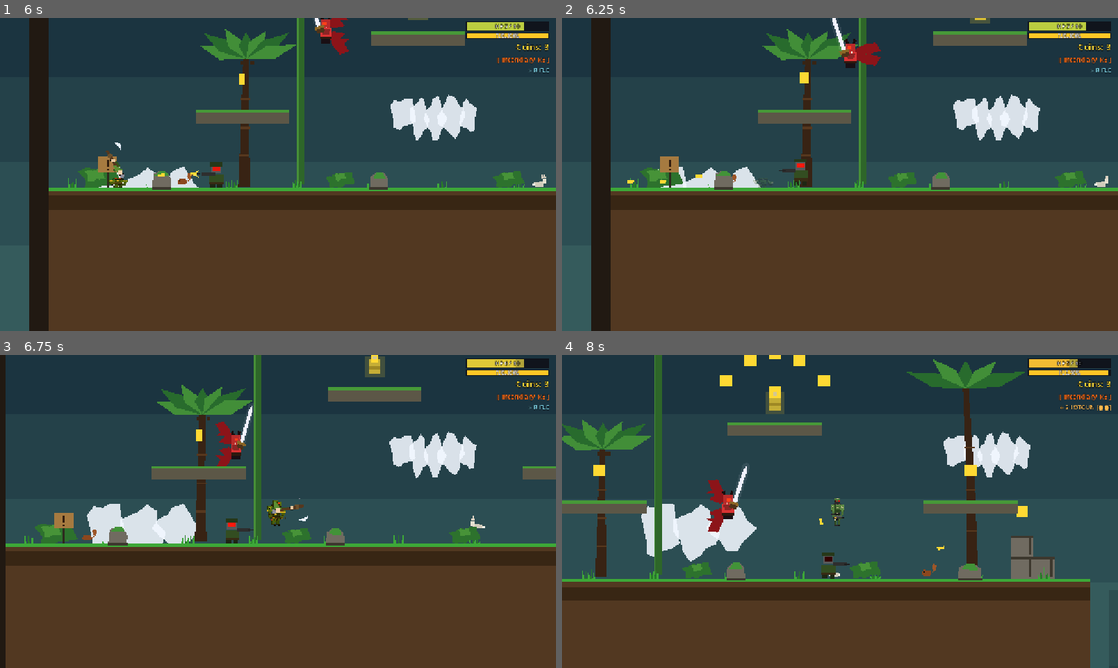
Above: before the commit, frames 1-4 (two rows, left to right).
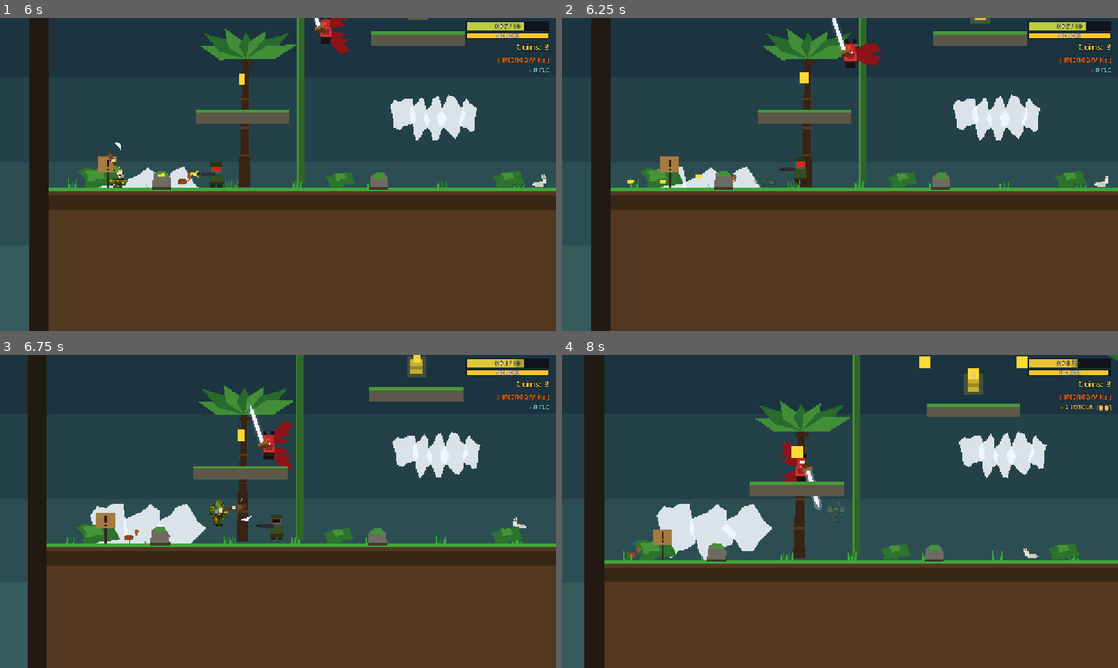
Above: after the commit, the same moments.

Repository: Crapula1/2d-platformer
Game: Godot game, scene res://scenes/MainMenu.tscn
The game is run twice, just before and just after one commit, with the same random seed, the same clock (stepped at 60 frames per second) and the same inputs.
Inputs (mouse positions are in pixels of both pictures, inside the frame that each line leads up to):
- Up to frame 1 (6 s): click "START" at 0.5 s; tap Enter at 1.25 s; move the mouse to (250, 237) at 1.27 s; hold D (move_right) 1.28-2 s; tap J (attack) at 1.35 s; click (250, 237) at 1.42 s; tap Space (jump) at 1.52, 1.82, 4.52, 4.82 s; drag from (444, 221) to (505, 21) at 2.02 s; move the mouse to (111, 127) at 2.77 s; hold A (move_left) 2.78-3.5 s; tap Q (cycle_grenade) at 2.85 s; drag from (305, 174) to (144, 183) at 3.52 s; move the mouse to (194, 96) at 4.27 s; hold A (move_left) 4.28-5 s; tap C (dash) at 4.35 s; drag from (400, 158) to (433, 52) at 5.02 s; move the mouse to (166, 190) at 5.77 s; hold D (move_right) from 5.78 s (still down); tap X (roll) at 5.85 s; click (166, 190) at 5.92 s
- Up to frame 2 (6.25 s): keep holding D (move_right)
- Up to frame 3 (6.75 s): release D (move_right) at 6.5 s; drag from (333, 442) to (300, 517) at 6.52 s
- Up to frame 4 (8 s): move the mouse to (812, 574) at 7.27 s; hold D (move_right) from 7.28 s (still down); tap 2 (select_shotgun) at 7.35 s; tap Space (jump) at 7.52, 7.82 s

Frame 1 is identical in both runs. In frame 2, less than 0.1% of the frame differs, in the area x 39-45%, y 44-54%; in frame 3, 16%; in frame 4, 30%, in the area x 0-100%, y 0-100%.

Commit message:
tune: shorten axe hitbox reach (was a touch too long)
Reach 36/44 -> 28/36, hitbox rect 46x30 -> 38x28.

Co-Authored-By: Claude Opus 4.7 <noreply@anthropic.com>

Diff:
--- a/scenes/Player.tscn
+++ b/scenes/Player.tscn
@@ -61,7 +61,7 @@
 size = Vector2(20, 14)
 
 [sub_resource type="RectangleShape2D" id="RectangleShape2D_attack"]
-size = Vector2(46, 30)
+size = Vector2(38, 28)
 
 [sub_resource type="RectangleShape2D" id="RectangleShape2D_hurt"]
 size = Vector2(18, 26)
--- a/scripts/Player.gd
+++ b/scripts/Player.gd
@@ -584,7 +584,7 @@
 	if absf(aim.x) > 0.05:
 		facing_right = aim.x >= 0.0
 		_set_facing(facing_right)
-	var reach: float = 44.0 if stage == 3 else 36.0
+	var reach: float = 36.0 if stage == 3 else 28.0
 	attack_area.position = aim * reach
 	attack_area.rotation = aim.angle()
 
